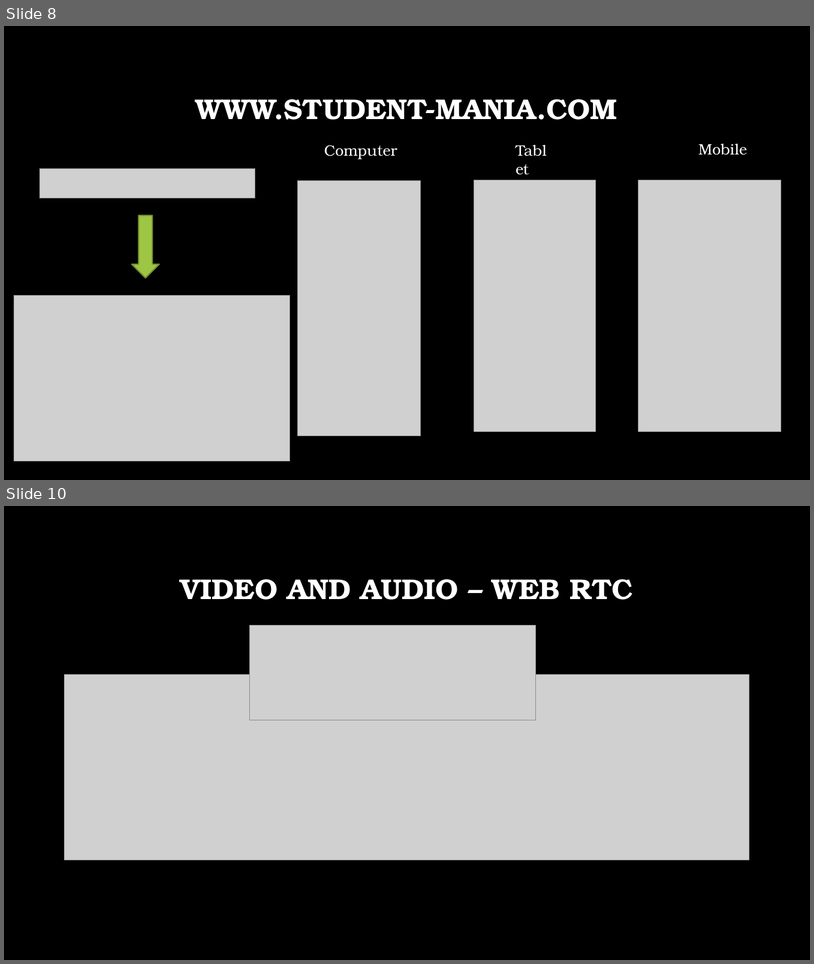
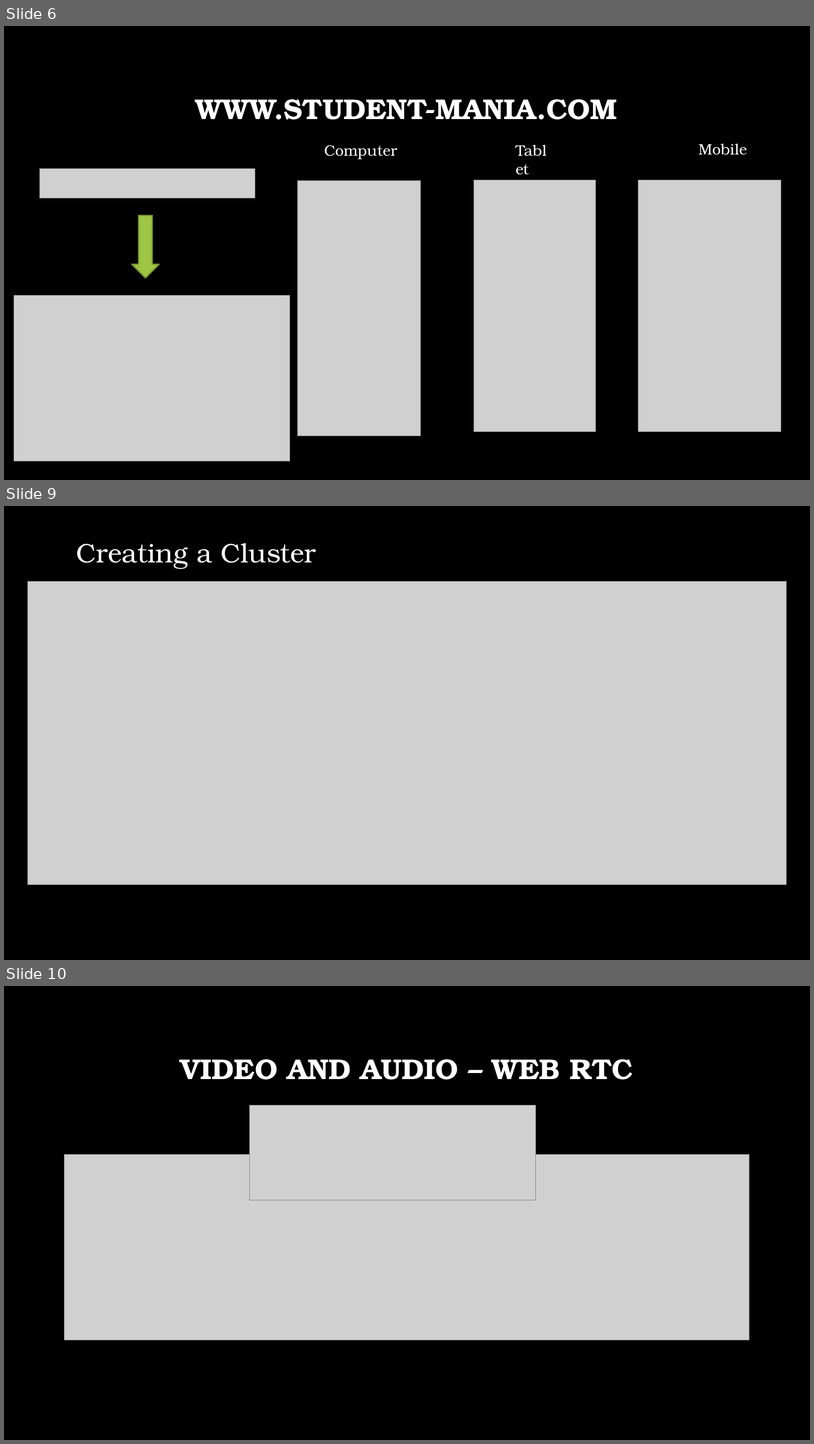
Before and after one commit to GallagherStephen/4thYearProject-Dissertation, a slide deck: Presentation/4th Year Presentation.pptx. Shown one above the other, each under a label of ours: slides 8 and 10 before the commit, slides 6, 9 and 10 after it; the slides between them are not shown. The pictures are 814x964 and 814x1444 pixels, drawn with LibreOffice and Linux fonts; fonts in the diff are those of the drawing; grey boxes stand for pictures; background and template pictures are left out. Boxes give left, top, right and bottom in pixels: in the first picture for what was removed or moved away, otherwise in the second. Text is boxed around its words. In the diff, an @@ line names an element or a change of style, - is before the commit and + after.

```diff
--- a/Presentation/4th Year Presentation.pptx
+++ b/Presentation/4th Year Presentation.pptx
@@ slide 9 added at (4, 506, 810, 960), background picture (left out) @@
@@ text added at (77, 543, 316, 569), 32 pt, text #FFFFFF @@
+Creating a Cluster
@@ picture added at (27, 581, 786, 884) @@
@@ what was slide 8 is now slide 6 @@
```
Also in this commit, not shown: 3 slides changed, 2 other slides added, 2 slides removed.
